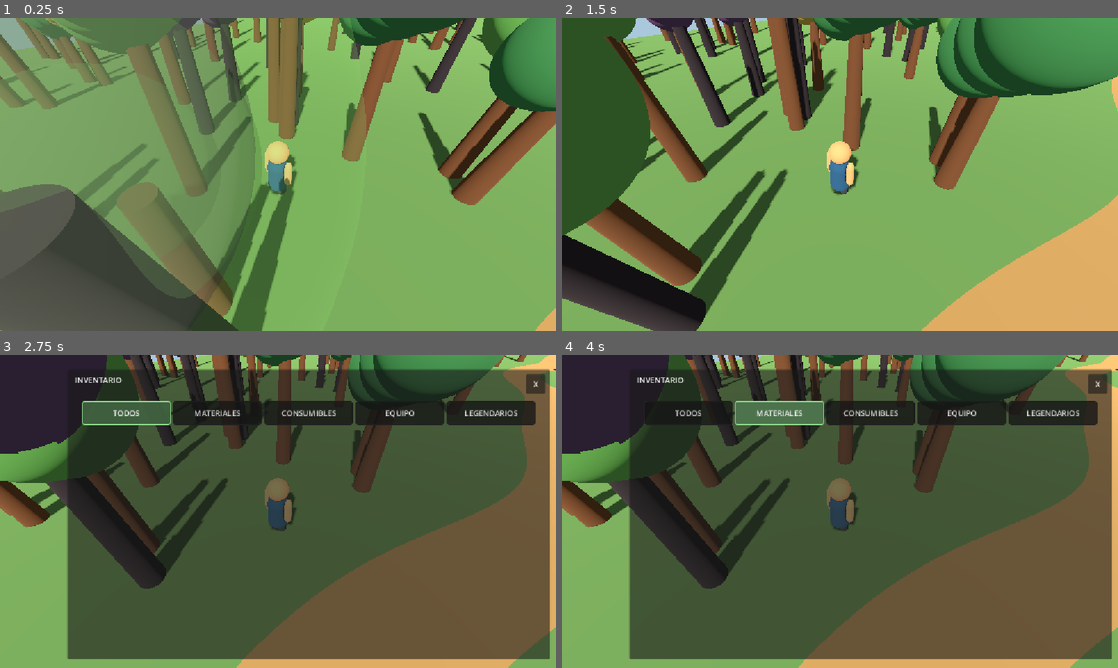
Above: before the commit, frames 1-4 (two rows, left to right).
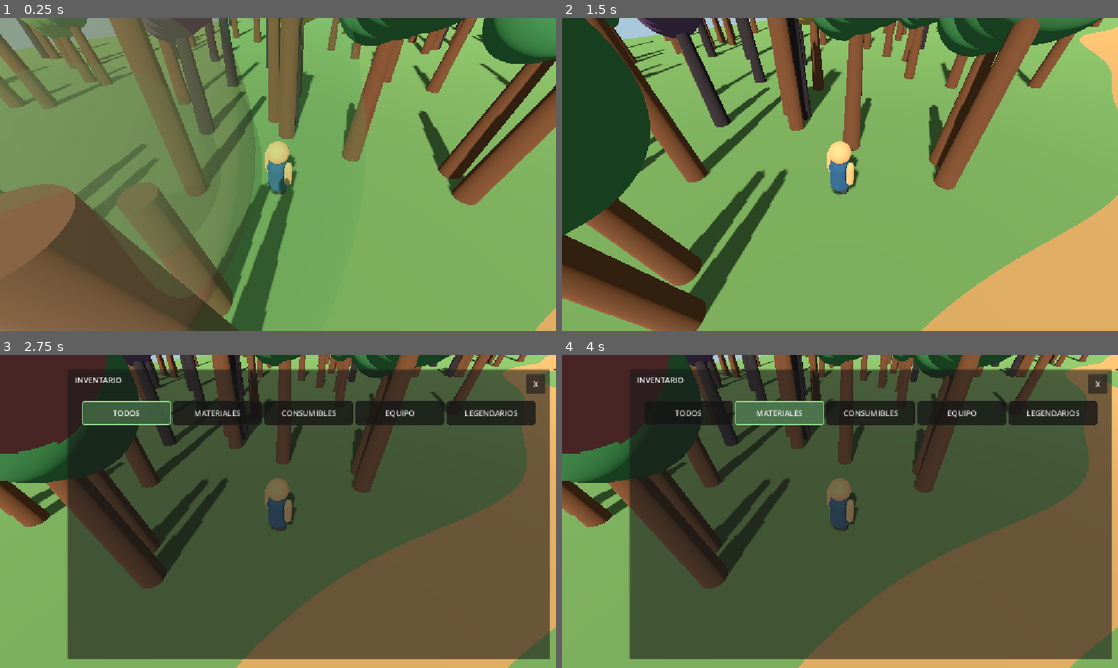
Above: after the commit, the same moments.

Repository: AdolfoBarca/MUNDO_LEYENDAS
Game: Godot game, scene res://SenderoGuardianes.tscn
The game is run twice, just before and just after one commit, with the same random seed, the same clock (stepped at 60 frames per second) and the same inputs. This scene is started directly instead of the project's main scene.
Inputs (mouse positions are in pixels of both pictures, inside the frame that each line leads up to):
- Up to frame 1 (0.25 s): no input
- Up to frame 2 (1.5 s): tap Enter at 0.5 s; move the mouse to (962, 158) at 0.52 s; hold D 0.53-1.28 s; tap P at 0.6 s; click (962, 158) at 0.67 s; move the mouse to (728, 190) at 1.27 s; hold S from 1.28 s (still down); tap E at 1.35 s
- Up to frame 3 (2.75 s): move the mouse to (333, 442) at 2.02 s; release S at 2.03 s; hold D from 2.03 s (still down); tap I at 2.1 s
- Up to frame 4 (4 s): release D at 2.75 s; click "TODOS" at 2.75 s; click "MATERIALES" at 3.5 s

The runs differ from the first frame. In frame 1, 15% of the frame differs, in the area x 0-100%, y 0-100%; in frame 2, 14%; in frame 3, 10%; in frame 4, 10%.

Commit message:
Completar cinco cofres interactivos con guardado permanente

Diff:
--- a/SenderoGuardianes.gd
+++ b/SenderoGuardianes.gd
@@ -21,14 +21,16 @@
 var heroe_referencia: Node3D
 var camara_referencia: Camera3D
 
-# Primer cofre interactivo. Los otros cinco siguen siendo decorativos.
-const ID_COFRE_PRUEBA: String = "sendero_cofre_entrada_01"
-const RECOMPENSA_COFRE: int = 15
+# Cinco cofres con IDs permanentes independientes.
 const DISTANCIA_ABRIR_COFRE: float = 2.8
-var cofre_prueba: Node3D
-var tapa_cofre_prueba: MeshInstance3D
-var indicador_cofre: Label3D
-var cofre_abierto_local: bool = false
+const CONFIG_COFRES: Array[Dictionary] = [
+	{"id": "sendero_cofre_entrada_01", "nombre": "Cofre del Explorador", "z": 105.0, "desvio": 6.5, "objeto": "fragmento_esencia", "cantidad": 15},
+	{"id": "sendero_cofre_bosque_02", "nombre": "Cofre del Bosque", "z": 30.0, "desvio": 10.0, "objeto": "fragmento_esencia", "cantidad": 25},
+	{"id": "sendero_cofre_cenizas_03", "nombre": "Cofre de las Cenizas", "z": -6.0, "desvio": -10.0, "objeto": "ceniza_encantada", "cantidad": 10},
+	{"id": "sendero_cofre_ancestral_04", "nombre": "Cofre Ancestral", "z": -42.0, "desvio": 10.0, "objeto": "ceniza_ancestral", "cantidad": 5},
+	{"id": "sendero_cofre_guardian_05", "nombre": "Cofre del Guardian", "z": -78.0, "desvio": -10.0, "objeto": "fragmento_esencia", "cantidad": 50}
+]
+var cofres: Array[Dictionary] = []
 
 func _ready() -> void:
 	rng.seed = semilla
@@ -38,8 +40,7 @@
 	crear_limites()
 	crear_vegetacion()
 	crear_claro_espiritual()
-	crear_pistas_secretas()
-	crear_cofre_interactivo()
+	crear_cofres_interactivos()
 	heroe_referencia = get_node_or_null("Heroe") as Node3D
 	camara_referencia = get_node_or_null("Camara") as Camera3D
 	print("SENDERO DE LOS GUARDIANES: escenario generado")
@@ -49,23 +50,27 @@
 		return
 	if not event.pressed or event.echo or event.keycode != KEY_E:
 		return
-	if get_tree().paused or not is_instance_valid(heroe_referencia) or not is_instance_valid(cofre_prueba):
-		return
-	if heroe_referencia.global_position.distance_to(cofre_prueba.global_position) > DISTANCIA_ABRIR_COFRE:
-		return
-	if cofre_abierto_local or DatosJugador.cofre_esta_abierto(ID_COFRE_PRUEBA):
-		DatosJugador.avisar_evento("Este cofre ya fue abierto.", "info")
-		return
-	# El inventario existente se encarga de guardar y mostrar el objeto.
-	DatosJugador.agregar_objeto_catalogo("fragmento_esencia", RECOMPENSA_COFRE)
-	DatosJugador.registrar_cofre_abierto(ID_COFRE_PRUEBA)
-	cofre_abierto_local = true
-	actualizar_apariencia_cofre()
-	DatosJugador.avisar_evento("¡Encontraste un tesoro oculto en el Sendero!", "exito")
-	get_viewport().set_input_as_handled()
+	if get_tree().paused or not is_instance_valid(heroe_referencia):
+		return
+	for cofre in cofres:
+		var nodo: Node3D = cofre["nodo"]
+		if heroe_referencia.global_position.distance_to(nodo.global_position) > DISTANCIA_ABRIR_COFRE:
+			continue
+		var id_cofre: String = cofre["id"]
+		if DatosJugador.cofre_esta_abierto(id_cofre):
+			DatosJugador.avisar_evento("Este cofre ya fue abierto.", "info")
+		else:
+			# El inventario existente muestra y guarda la recompensa.
+			DatosJugador.agregar_objeto_catalogo(cofre["objeto"], cofre["cantidad"])
+			DatosJugador.registrar_cofre_abierto(id_cofre)
+			actualizar_apariencia_cofre(cofre)
+			DatosJugador.avisar_evento("¡Abriste el %s!" % cofre["nombre"], "exito")
+			print("COFRE ABIERTO: ", id_cofre, " | ", cofre["cantidad"], " ", cofre["objeto"])
+		get_viewport().set_input_as_handled()
+		return
 
 func _process(delta: float) -> void:
-	actualizar_indicador_cofre()
+	actualizar_indicadores_cofres()
 	if not transparentar_copas:
 		return
 	if not is_instance_valid(heroe_referencia) or not is_instance_valid(camara_referencia):
@@ -203,8 +208,14 @@
 			continue
 		if Vector2(x, z).distance_to(Vector2(centro_camino(-92.0), -92.0)) < 8.0:
 			continue
-		# Dejar despejado el primer tesoro, cerca de la entrada.
-		if Vector2(x, z).distance_to(Vector2(centro_camino(105.0) + 6.5, 105.0)) < 3.2:
+		# Despejar cada tesoro para evitar árboles encima de los cofres.
+		var cerca_de_cofre := false
+		for config in CONFIG_COFRES:
+			var posicion_cofre := Vector2(centro_camino(config["z"]) + config["desvio"], config["z"])
+			if Vector2(x, z).distance_to(posicion_cofre) < 3.2:
+				cerca_de_cofre = true
+				break
+		if cerca_de_cofre:
 			continue
 		crear_arbol(bosque, Vector3(x, 0, z), i)
 
@@ -289,68 +300,56 @@
 	luz.position.y = 2.5
 	claro.add_child(luz)
 
-# Pistas decorativas. No otorgan objetos ni modifican inventario/guardados.
-func crear_pistas_secretas() -> void:
-	if not mostrar_tesoros_decorativos:
-		return
-	var pistas := Node3D.new()
-	pistas.name = "SecretosDecorativos"
-	add_child(pistas)
-	for i in range(5):
-		var z: float = -78.0 + float(i) * 36.0
-		var lado: float = -1.0 if i % 2 == 0 else 1.0
-		var x: float = centro_camino(z) + lado * 10.0
-		var base := Node3D.new()
-		base.name = "Pista_%02d" % i
-		base.position = Vector3(x, 0, z)
-		pistas.add_child(base)
-		caja_visual(base, "CofreCerradoDecorativo", Vector3(1.1, 0.65, 0.8), Vector3(0, 0.34, 0), materiales["cofre"])
-		caja_visual(base, "MarcaDorada", Vector3(1.13, 0.12, 0.15), Vector3(0, 0.58, 0.25), materiales["dorado"])
-		# La colision evita atravesar el cofre. No se puede abrir aun.
-		caja_fisica(base, "ColisionCofre", Vector3(1.1, 0.65, 0.8), Vector3(0, 0.34, 0))
-
-
 # =========================================================
-# PRIMER COFRE FUNCIONAL - SENDERO DE LOS GUARDIANES
+# CINCO COFRES INTERACTIVOS - GUARDADO INDEPENDIENTE
 # =========================================================
-func crear_cofre_interactivo() -> void:
-	cofre_prueba = Node3D.new()
-	cofre_prueba.name = "CofreInteractivoEntrada"
-	cofre_prueba.position = Vector3(centro_camino(105.0) + 6.5, 0.0, 105.0)
-	add_child(cofre_prueba)
-
-	caja_visual(cofre_prueba, "BaseMadera", Vector3(1.3, 0.65, 0.9), Vector3(0, 0.35, 0), materiales["cofre"])
-	tapa_cofre_prueba = caja_visual(cofre_prueba, "Tapa", Vector3(1.4, 0.22, 1.0), Vector3(0, 0.78, 0), materiales["tronco"])
-	caja_visual(cofre_prueba, "CerraduraDorada", Vector3(0.25, 0.28, 0.08), Vector3(0, 0.52, 0.49), materiales["dorado"])
-	caja_fisica(cofre_prueba, "ColisionCofre", Vector3(1.3, 0.65, 0.9), Vector3(0, 0.35, 0))
-
-	indicador_cofre = Label3D.new()
-	indicador_cofre.name = "IndicadorInteraccion"
-	indicador_cofre.text = "[E] Abrir cofre"
-	indicador_cofre.font_size = 38
-	indicador_cofre.pixel_size = 0.012
-	indicador_cofre.billboard = BaseMaterial3D.BILLBOARD_ENABLED
-	indicador_cofre.position = Vector3(0, 1.65, 0)
-	indicador_cofre.visible = false
-	cofre_prueba.add_child(indicador_cofre)
-
-	cofre_abierto_local = DatosJugador.cofre_esta_abierto(ID_COFRE_PRUEBA)
-	actualizar_apariencia_cofre()
-
-func actualizar_apariencia_cofre() -> void:
-	if not is_instance_valid(tapa_cofre_prueba):
-		return
-	if cofre_abierto_local:
-		tapa_cofre_prueba.rotation.x = -0.95
-		tapa_cofre_prueba.position = Vector3(0, 1.03, -0.38)
+func crear_cofres_interactivos() -> void:
+	var grupo := Node3D.new()
+	grupo.name = "CofresDelSendero"
+	add_child(grupo)
+	for config in CONFIG_COFRES:
+		var cofre := Node3D.new()
+		cofre.name = config["id"]
+		cofre.position = Vector3(centro_camino(config["z"]) + config["desvio"], 0.0, config["z"])
+		grupo.add_child(cofre)
+		caja_visual(cofre, "BaseMadera", Vector3(1.3, 0.65, 0.9), Vector3(0, 0.35, 0), materiales["cofre"])
+		var tapa := caja_visual(cofre, "Tapa", Vector3(1.4, 0.22, 1.0), Vector3(0, 0.78, 0), materiales["tronco"])
+		caja_visual(cofre, "CerraduraDorada", Vector3(0.25, 0.28, 0.08), Vector3(0, 0.52, 0.49), materiales["dorado"])
+		caja_fisica(cofre, "ColisionCofre", Vector3(1.3, 0.65, 0.9), Vector3(0, 0.35, 0))
+		var indicador := Label3D.new()
+		indicador.name = "IndicadorInteraccion"
+		indicador.text = "[E] Abrir cofre"
+		indicador.font_size = 38
+		indicador.pixel_size = 0.012
+		indicador.billboard = BaseMaterial3D.BILLBOARD_ENABLED
+		indicador.position = Vector3(0, 1.65, 0)
+		indicador.visible = false
+		cofre.add_child(indicador)
+		var datos: Dictionary = config.duplicate()
+		datos["nodo"] = cofre
+		datos["tapa"] = tapa
+		datos["indicador"] = indicador
+		cofres.append(datos)
+		actualizar_apariencia_cofre(datos)
+
+func actualizar_apariencia_cofre(datos: Dictionary) -> void:
+	var tapa: MeshInstance3D = datos["tapa"]
+	if not is_instance_valid(tapa):
+		return
+	if DatosJugador.cofre_esta_abierto(datos["id"]):
+		tapa.rotation.x = -0.95
+		tapa.position = Vector3(0, 1.03, -0.38)
 	else:
-		tapa_cofre_prueba.rotation.x = 0.0
-		tapa_cofre_prueba.position = Vector3(0, 0.78, 0)
-
-func actualizar_indicador_cofre() -> void:
-	if not is_instance_valid(indicador_cofre) or not is_instance_valid(heroe_referencia):
-		return
-	var cerca: bool = heroe_referencia.global_position.distance_to(cofre_prueba.global_position) <= DISTANCIA_ABRIR_COFRE
-	indicador_cofre.visible = cerca and not get_tree().paused
-	if cerca:
-		indicador_cofre.text = "Cofre abierto" if cofre_abierto_local else "[E] Abrir cofre"
+		tapa.rotation.x = 0.0
+		tapa.position = Vector3(0, 0.78, 0)
+
+func actualizar_indicadores_cofres() -> void:
+	if not is_instance_valid(heroe_referencia):
+		return
+	for datos in cofres:
+		var nodo: Node3D = datos["nodo"]
+		var indicador: Label3D = datos["indicador"]
+		var cerca := heroe_referencia.global_position.distance_to(nodo.global_position) <= DISTANCIA_ABRIR_COFRE
+		indicador.visible = cerca and not get_tree().paused
+		if cerca:
+			indicador.text = "Cofre abierto" if DatosJugador.cofre_esta_abierto(datos["id"]) else "[E] Abrir cofre"
